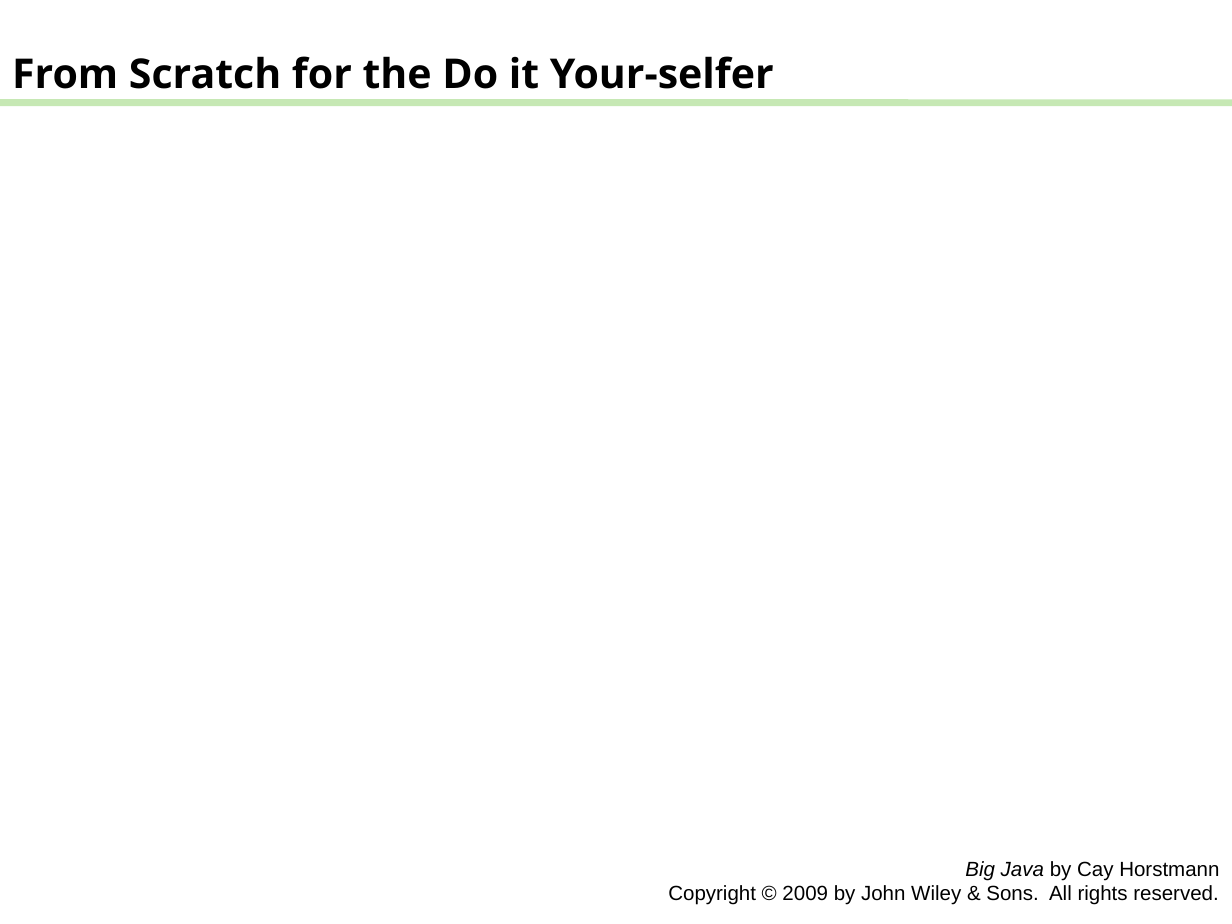
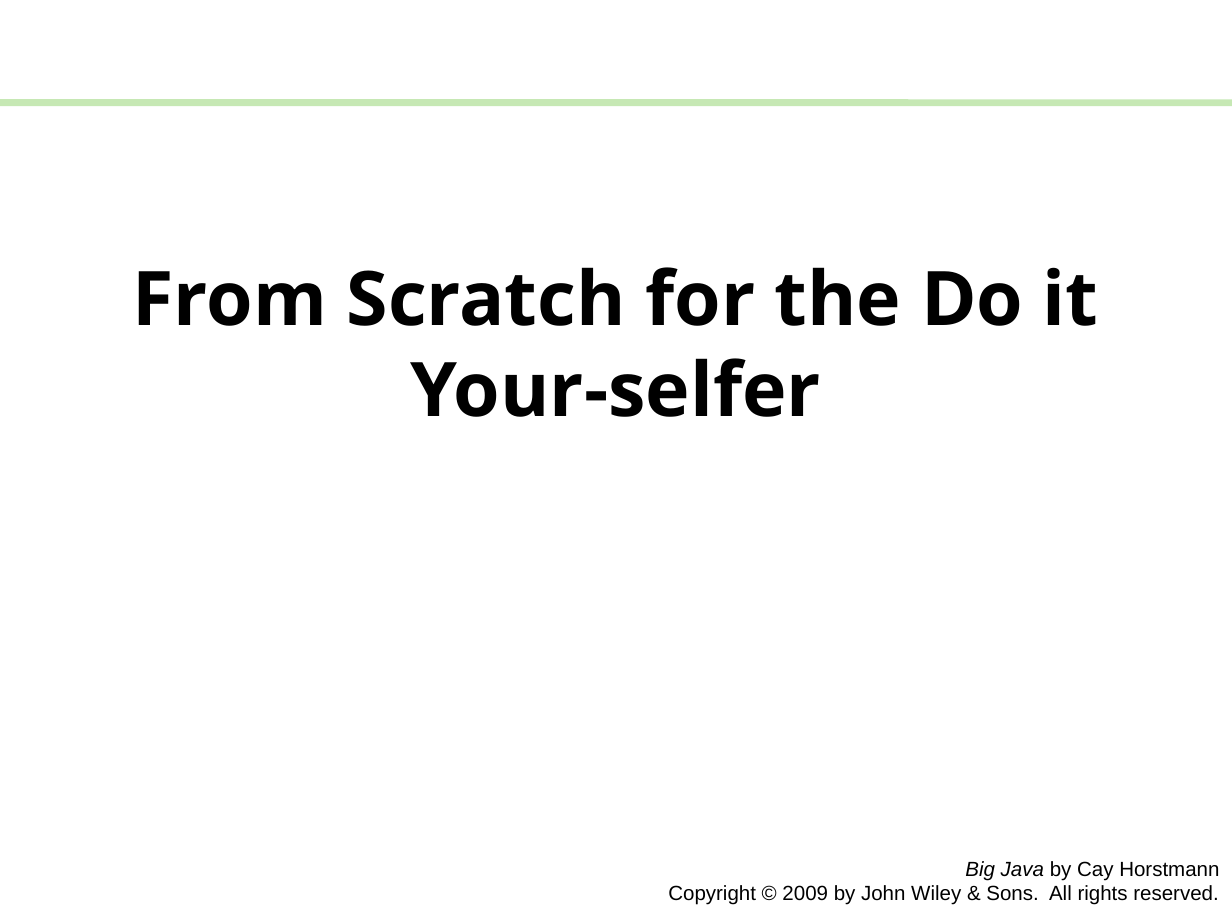
Before and after one commit to Apo45ty/ICOM4015LABS, a slide deck: slide 9 of Laboratory_01/presentation.pptx. Drawn at 1232x924 pixels with LibreOffice and Linux fonts; fonts in the diff are those of the drawing. Boxes give left, top, right and bottom in pixels: in the first picture for what was removed or moved away, otherwise in the second. Text is boxed around its words. In the diff, an @@ line names an element or a change of style, - is before the commit and + after.

```diff
--- a/Laboratory_01/presentation.pptx
+++ b/Laboratory_01/presentation.pptx
@@ title "From Scratch for the Do ...": place and size @@
-title "From Scratch for the Do ..." at (12,56,774,89)
+title "From Scratch for the Do ..." at (133,267,1099,417)
@@ title "From Scratch for the Do ..." at (133,267,1099,417): size 24 to 44 pt; alignment left to centre; vertical alignment top to middle @@
```
Also in this commit, not shown: 6 other slides changed, 1 slide added, 1 slide removed.
